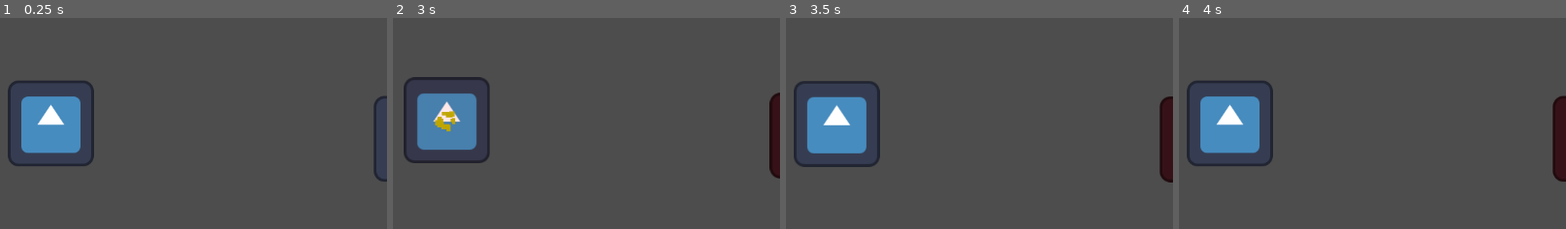
Above: before the commit, frames 1-4 (left to right).
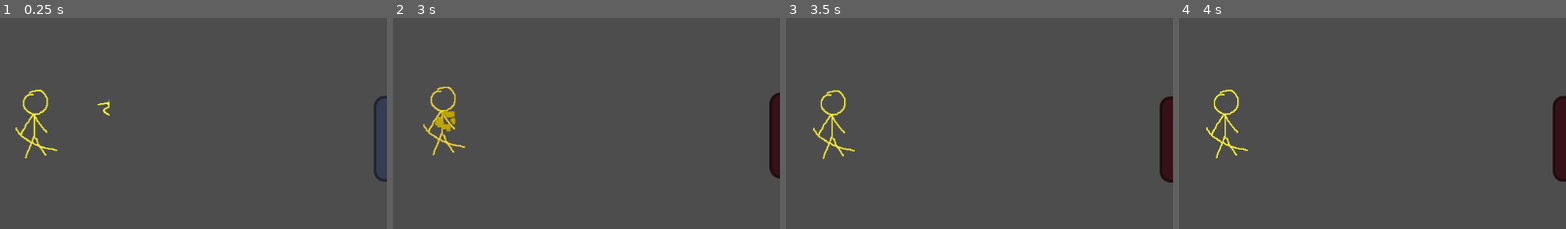
Above: after the commit, the same moments.

Repository: YllariSang/Turn-Based-RPS-Game-Prototype
Game: Godot game, scene res://Scenes/battle_arena.tscn
Same seed, same stepped clock (60 frames per second), same inputs: the game is played once before the commit and once after it. The engine's default icon, where the game draws it, is replaced by a stand-in: a white triangle on a blue panel in a dark square.
Inputs (mouse positions are % of the whole screen's width and height, from its top left):
- Up to frame 1 (0.25 s): no input
- Up to frame 2 (3 s): click (39, 88) at 0.5 s; click (50, 88) at 1.25 s; click (61, 88) at 2 s; click (39, 88) at 2.75 s
- Up to frame 3 (3.5 s): no input
- Up to frame 4 (4 s): click (50, 88) at 3.5 s
The pictures show only the part of the screen within x 20-70%, y 21-71%; the shares and areas given below are measured in that part.

The runs differ from the first frame. In frame 1, 5.5% of the frame differs, in the area x 2-29%, y 29-71%; in frame 2, 5.3%; in frame 3, 5.5%, in the area x 2-25%, y 29-71%; in frame 4, 5.4%.

Commit message:
Enhance battle arena functionality with player animations and add placeholder player texture

Diff:
--- a/Scenes/battle_arena.tscn
+++ b/Scenes/battle_arena.tscn
@@ -1,8 +1,9 @@
-[gd_scene load_steps=5 format=3 uid="uid://qketpea2kgf0"]
+[gd_scene load_steps=17 format=3 uid="uid://qketpea2kgf0"]
 
 [ext_resource type="Script" uid="uid://x5e3mkt3gadu" path="res://Scripts/CameraShake.gd" id="2_bx1f6"]
 [ext_resource type="PackedScene" uid="uid://cmckd25doqqpd" path="res://Scenes/fighter.tscn" id="3_1o8xg"]
 [ext_resource type="Texture2D" uid="uid://dsq2dpr3oxsy7" path="res://icon.svg" id="3_bx1f6"]
+[ext_resource type="Texture2D" uid="uid://dpnwtmqyxente" path="res://placeholder_player.png" id="3_gr7gb"]
 
 [sub_resource type="GDScript" id="GDScript_gbjy2"]
 script/source = "extends Node2D
@@ -128,7 +129,10 @@
 
 func set_held_stance(stance):
 	player_held_stance = stance
-	# Visual Feedback: Dim player to show they are \"tensed\"
+	# 1. Immediately play the animation for the held stance
+	player.play_attack(stance)
+
+	# 2. Visual Feedback: Dim player to show they are \"tensed\"
 	player.modulate = Color(0.6, 0.6, 0.6)
 
 # Connect \"button_up\" signals here
@@ -141,13 +145,21 @@
 	player.modulate = Color.WHITE
 
 	if current_state == State.TELEGRAPH:
+		# If they let go too early, return to idle
+		player.anim.play(\"idle\")
 		resolve_failure(\"FLINCHED\")
 	elif current_state == State.WAITING_FOR_SIGNAL:
 		resolve_combat()
+	else:
+		# If they let go and nothing happened, return to idle
+		player.anim.play(\"idle\")
 
 # --- 4. COMBAT RESOLUTION & CLASH ---
 func resolve_combat():
 	current_state = State.ACTION
+
+	player.play_attack(player_held_stance)
+	enemy.play_attack(enemy_intent)
 
 	var winner = get_winner(player_held_stance, enemy_intent)
 
@@ -259,6 +271,170 @@
 		set_held_stance(Stance.MAN)
 "
 
+[sub_resource type="Animation" id="Animation_gbjy2"]
+resource_name = "attack_HEAVEN"
+tracks/0/type = "value"
+tracks/0/imported = false
+tracks/0/enabled = true
+tracks/0/path = NodePath("Visuals/Sprite2D:frame")
+tracks/0/interp = 1
+tracks/0/loop_wrap = true
+tracks/0/keys = {
+"times": PackedFloat32Array(0),
+"transitions": PackedFloat32Array(1),
+"update": 1,
+"values": [1]
+}
+tracks/1/type = "value"
+tracks/1/imported = false
+tracks/1/enabled = true
+tracks/1/path = NodePath("Visuals/Sprite2D:hframes")
+tracks/1/interp = 1
+tracks/1/loop_wrap = true
+tracks/1/keys = {
+"times": PackedFloat32Array(0),
+"transitions": PackedFloat32Array(1),
+"update": 1,
+"values": [5]
+}
+
+[sub_resource type="Animation" id="Animation_htxfv"]
+resource_name = "attack_MAN"
+tracks/0/type = "value"
+tracks/0/imported = false
+tracks/0/enabled = true
+tracks/0/path = NodePath("Visuals/Sprite2D:frame")
+tracks/0/interp = 1
+tracks/0/loop_wrap = true
+tracks/0/keys = {
+"times": PackedFloat32Array(0),
+"transitions": PackedFloat32Array(1),
+"update": 1,
+"values": [2]
+}
+tracks/1/type = "value"
+tracks/1/imported = false
+tracks/1/enabled = true
+tracks/1/path = NodePath("Visuals/Sprite2D:hframes")
+tracks/1/interp = 1
+tracks/1/loop_wrap = true
+tracks/1/keys = {
+"times": PackedFloat32Array(0),
+"transitions": PackedFloat32Array(1),
+"update": 1,
+"values": [5]
+}
+
+[sub_resource type="Animation" id="Animation_yee6e"]
+resource_name = "attack_EARTH"
+tracks/0/type = "value"
+tracks/0/imported = false
+tracks/0/enabled = true
+tracks/0/path = NodePath("Visuals/Sprite2D:frame")
+tracks/0/interp = 1
+tracks/0/loop_wrap = true
+tracks/0/keys = {
+"times": PackedFloat32Array(0),
+"transitions": PackedFloat32Array(1),
+"update": 1,
+"values": [2]
+}
+tracks/1/type = "value"
+tracks/1/imported = false
+tracks/1/enabled = true
+tracks/1/path = NodePath("Visuals/Sprite2D:hframes")
+tracks/1/interp = 1
+tracks/1/loop_wrap = true
+tracks/1/keys = {
+"times": PackedFloat32Array(0),
+"transitions": PackedFloat32Array(1),
+"update": 1,
+"values": [4]
+}
+
+[sub_resource type="Animation" id="Animation_f8pxj"]
+resource_name = "idle"
+tracks/0/type = "value"
+tracks/0/imported = false
+tracks/0/enabled = true
+tracks/0/path = NodePath("Visuals/Sprite2D:frame")
+tracks/0/interp = 1
+tracks/0/loop_wrap = true
+tracks/0/keys = {
+"times": PackedFloat32Array(0),
+"transitions": PackedFloat32Array(1),
+"update": 1,
+"values": [0]
+}
+tracks/1/type = "value"
+tracks/1/imported = false
+tracks/1/enabled = true
+tracks/1/path = NodePath("Visuals/Sprite2D:hframes")
+tracks/1/interp = 1
+tracks/1/loop_wrap = true
+tracks/1/keys = {
+"times": PackedFloat32Array(0),
+"transitions": PackedFloat32Array(1),
+"update": 1,
+"values": [5]
+}
+
+[sub_resource type="Animation" id="Animation_jt1c1"]
+length = 0.001
+tracks/0/type = "value"
+tracks/0/imported = false
+tracks/0/enabled = true
+tracks/0/path = NodePath("Visuals/Sprite2D:frame")
+tracks/0/interp = 1
+tracks/0/loop_wrap = true
+tracks/0/keys = {
+"times": PackedFloat32Array(0),
+"transitions": PackedFloat32Array(1),
+"update": 1,
+"values": [0]
+}
+tracks/1/type = "value"
+tracks/1/imported = false
+tracks/1/enabled = true
+tracks/1/path = NodePath("Visuals/Sprite2D:hframes")
+tracks/1/interp = 1
+tracks/1/loop_wrap = true
+tracks/1/keys = {
+"times": PackedFloat32Array(0),
+"transitions": PackedFloat32Array(1),
+"update": 1,
+"values": [4]
+}
+
+[sub_resource type="AnimationLibrary" id="AnimationLibrary_gr7gb"]
+_data = {
+&"RESET": SubResource("Animation_jt1c1"),
+&"attack_EARTH": SubResource("Animation_yee6e"),
+&"attack_HEAVEN": SubResource("Animation_gbjy2"),
+&"attack_MAN": SubResource("Animation_htxfv"),
+&"idle": SubResource("Animation_f8pxj")
+}
+
+[sub_resource type="Animation" id="Animation_gr7gb"]
+resource_name = "idle"
+
+[sub_resource type="Animation" id="Animation_ujh7t"]
+resource_name = "attack_HEAVEN"
+
+[sub_resource type="Animation" id="Animation_rmqoj"]
+resource_name = "attack_EARTH"
+
+[sub_resource type="Animation" id="Animation_vctd8"]
+resource_name = "attack_MAN"
+
+[sub_resource type="AnimationLibrary" id="AnimationLibrary_1mswv"]
+_data = {
+&"attack_EARTH": SubResource("Animation_rmqoj"),
+&"attack_HEAVEN": SubResource("Animation_ujh7t"),
+&"attack_MAN": SubResource("Animation_vctd8"),
+&"idle": SubResource("Animation_gr7gb")
+}
+
 [node name="BattleArena" type="Node2D"]
 script = SubResource("GDScript_gbjy2")
 
@@ -277,8 +453,22 @@
 [node name="Player" parent="Actors" instance=ExtResource("3_1o8xg")]
 position = Vector2(302, 290)
 
+[node name="Sprite2D" parent="Actors/Player/Visuals" index="0"]
+texture = ExtResource("3_gr7gb")
+hframes = 4
+
+[node name="AnimationPlayer" parent="Actors/Player" index="1"]
+libraries = {
+&"": SubResource("AnimationLibrary_gr7gb")
+}
+
 [node name="Enemy" parent="Actors" instance=ExtResource("3_1o8xg")]
 position = Vector2(846, 313)
+
+[node name="AnimationPlayer" parent="Actors/Enemy" index="1"]
+libraries = {
+&"": SubResource("AnimationLibrary_1mswv")
+}
 
 [node name="TurnTimer" type="Timer" parent="."]
 
@@ -349,7 +539,6 @@
 texture_normal = ExtResource("3_bx1f6")
 
 [node name="ClashLabel" type="Label" parent="HUD/Control"]
-visible = false
 layout_mode = 1
 anchors_preset = 8
 anchor_left = 0.5
@@ -390,3 +579,6 @@
 [connection signal="button_up" from="HUD/Control/StanceSelector/BtnMan" to="." method="_on_btn_man_button_up"]
 [connection signal="mouse_entered" from="HUD/Control/StanceSelector/BtnMan" to="." method="_on_btn_man_mouse_entered"]
 [connection signal="pressed" from="HUD/Control/ResultScreen/RetryButton" to="." method="_on_retry_button_pressed"]
+
+[editable path="Actors/Player"]
+[editable path="Actors/Enemy"]
--- a/project.godot
+++ b/project.godot
@@ -14,7 +14,3 @@
 run/main_scene="uid://qketpea2kgf0"
 config/features=PackedStringArray("4.5", "Forward Plus")
 config/icon="res://icon.svg"
-
-[autoload]
-
-GameManager="*res://Scripts/GameManager.gd"
Binary file added: placeholder_player.png
Not shown, added: placeholder_player.png.import
